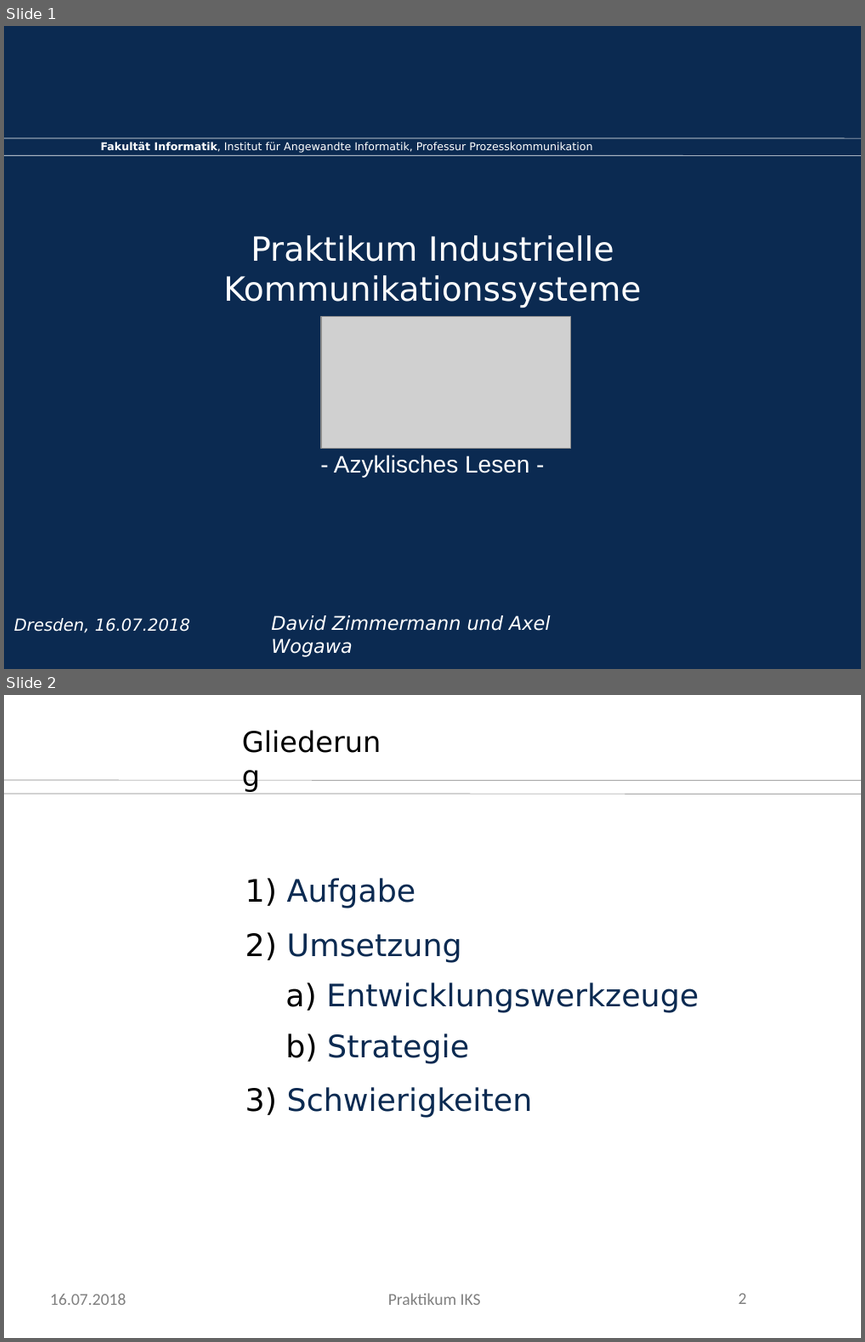
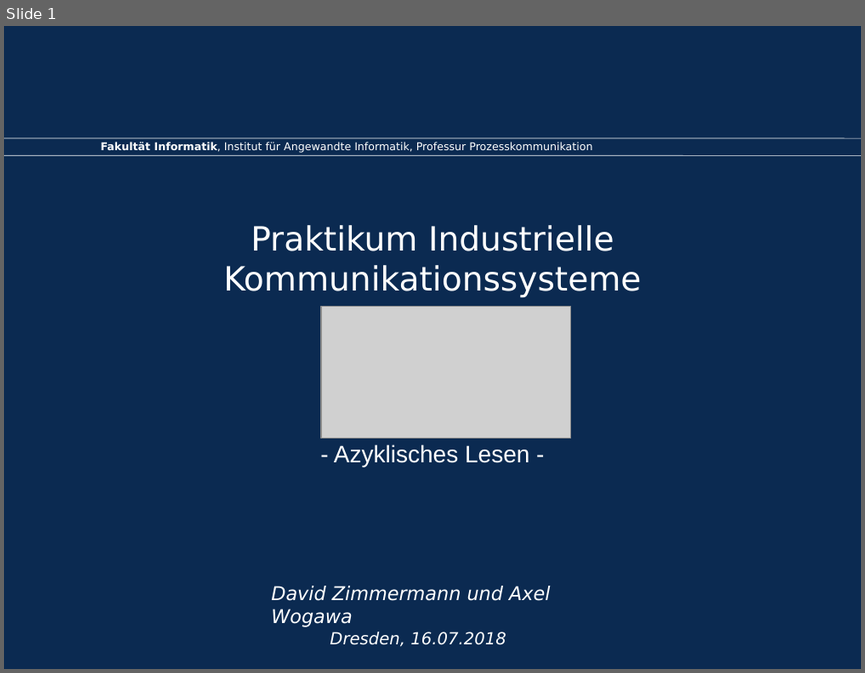
Before and after one commit to axelwogawa/PROFIBus-Profis, a slide deck: presentation/praesi.odp. Shown one above the other, each under a label of ours: slides 1 and 2 before the commit, slide 1 after it. The pictures are 865x1342 and 865x673 pixels, drawn with LibreOffice and Linux fonts; fonts in the diff are those of the drawing; grey boxes stand for pictures; background and template pictures are left out. Boxes give left, top, right and bottom in pixels: in the first picture for what was removed or moved away, otherwise in the second. Text is boxed around its words. In the diff, an @@ line names an element or a change of style, - is before the commit and + after.

```diff
--- a/presentation/praesi.odp
+++ b/presentation/praesi.odp
@@ slide 2 removed at (4, 695, 861, 1338), background #FFFFFF @@
@@ text removed at (234, 719, 407, 766) @@
-Gliederung
@@ line removed from (4, 780) to (861, 780) @@
@@ line removed from (4, 794) to (861, 794) @@
@@ text removed at (287, 878, 698, 1117) @@
-1) Aufgabe
-2) Umsetzung
-  a) Entwicklungswerkzeuge
-  b) Strategie
-3) Schwierigkeiten
@@ text removed at (50, 1293, 126, 1304) @@
-16.07.2018
@@ text removed at (388, 1293, 481, 1304) @@
-Praktikum IKS
@@ page number removed at (738, 1293, 747, 1304) @@
-2
@@ slide 1 changed as well @@
@@ 2 texts, 1 picture: place and size @@
-2 texts, 1 picture at (223, 235, 641, 476)
+2 texts, 1 picture at (223, 225, 641, 466)
@@ text "David Zimmermann und Axel Wogawa": place and size @@
-text "David Zimmermann und Axel Wogawa" at (271, 615, 550, 657)
+text "David Zimmermann und Axel Wogawa" at (271, 585, 550, 627)
@@ text "Dresden, 16.07.2018": place and size @@
-text "Dresden, 16.07.2018" at (14, 618, 190, 633)
+text "Dresden, 16.07.2018" at (330, 631, 506, 646)
```
Also in this commit, not shown: 1 other slide changed, 4 slides added, 1 other slide removed, 5 other files.
